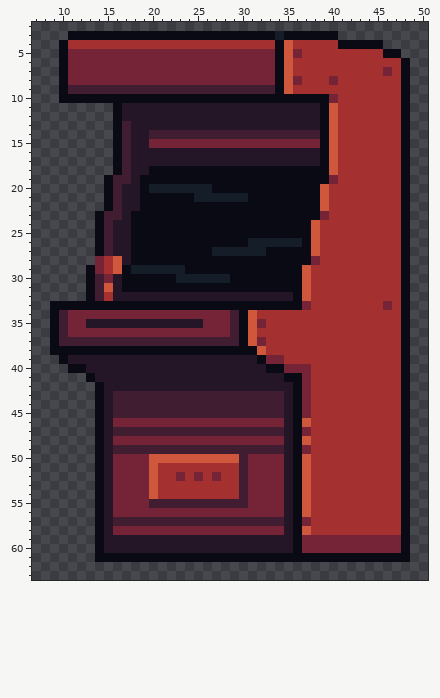
Pixel-art file, stored at ArcadePrototype/Assets/Art/Main/Machines.aseprite. Above, as it was before the edit.
64x64 pixels, 1 frame. Shown: x 7..50, y 2..63.
Once edited:
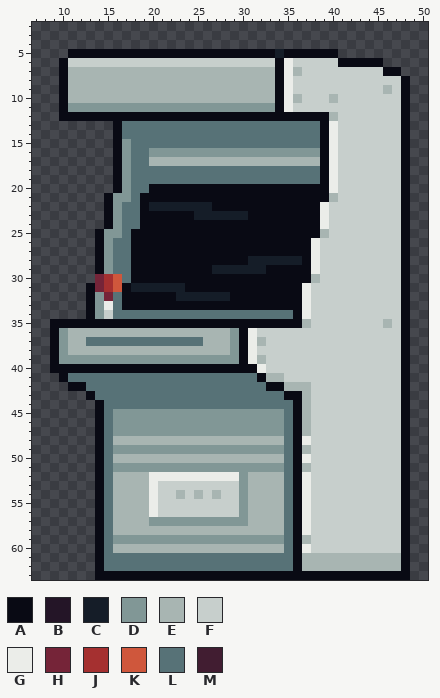
Palette (. is transparent): A #090a14  B #241527  C #151d28  D #819796  E #a8b5b2  F #c7cfcc  G #ebede9  H #752438  J #a53030  K #cf573c  L #577277  M #411d31
Difference:
layer "Azul" now shown
layer "verde" now shown
layer "Amarelo" now shown
layer "Marrom" now shown
layer "Laranja" now shown
layer "Roxo" now shown
layer "Preto" now shown
layer "Brancp" now shown
Changed rows in their new state; - is an unchanged pixel.
Layers "Brancp", "vermelho":
first column x 9:
 3 --..............................--------
 4 -....................................---
 5 -.AAAAAAAAAAAAAAAAAAAAAAACAAAAAA.......-
 6 --FFFFFFFFFFFFFFFFFFFFFFF-GFFFFFAAAAA...
 7 --EEEEEEEEEEEEEEEEEEEEEEE-GEFFFFFFFFFAA.
 8 --EEEEEEEEEEEEEEEEEEEEEEE-GFFFFFFFFFFFF-
 9 --EEEEEEEEEEEEEEEEEEEEEEE-GFFFFFFFFFFEF-
10 --EEEEEEEEEEEEEEEEEEEEEEE-GEFFFEFFFFFFF-
11 -ADDDDDDDDDDDDDDDDDDDDDDDAGFFFFFFFFFFFF-
12 -AAAAAA-AAAAAAAAAAAAAAAAAAAAAA-EFFFFFFF-
13 --------LLLLLLLLLLLLLLLLLLLLLL-GFFFFFFF-
14 --------LLLLLLLLLLLLLLLLLLLLLL-GFFFFFFF-
15 --------DLLLLLLLLLLLLLLLLLLLLL-GFFFFFFF-
16 --------DLLDDDDDDDDDDDDDDDDDDD-GFFFFFFF-
17 --------DLLEEEEEEEEEEEEEEEEEEE-GFFFFFFF-
18 --------DLLLLLLLLLLLLLLLLLLLLL-GFFFFFFF-
19 ------.ADLLLLLLLLLLLLLLLLLLLLL-GFFFFFFF-
20 ------.ADLLAAAAAAA------------AGFFFFFFF-
21 -------DDL------AAAAAA--------AEFFFFFFF-
22 -------DLL-CCCCCCC------------GFFFFFFFF-
23 -----.ADLL------CCCCCC--------GFFFFFFFF-
24 -----.ADLL-------------------AGFFFFFFFF-
25 ------DDL--------------------AEFFFFFFFF-
26 ------DLL-------------AAAAAA-GFFFFFFFFF-
27 ------DLL---------AAAAAA-----GFFFFFFFFF-
28 -----ADLL-------------CCCCCC-GFFFFFFFFF-
29 ----.ADLLAAAAAA---CCCCCC----AGFFFFFFFFF-
30 ----.HJKL-----AAAAAA--------AEFFFFFFFFF-
31 -----HJK-CCCCCC-------------GFFFFFFFFFF-
32 -----DHLAAAAAACCCCCCAAAAAAA-GFFFFFFFFFF-
33 ....-DGL--------------------GFFFFFFFFFF-
34 ....ADFLLLLLLLLLLLLLLLLLLLLAGFFFFFFFFFF-
35 -AAAAAAAAAAAAAAAAAAAA-AAAAAAEFFFFFFFFEF-
36 -DEEEEEEEEEEEEEEEEEED-GFFFFFFFFFFFFFFFF-
37 -DEELLLLLLLLLLLLLEEED-GEFFFFFFFFFFFFFFF-
38 -DEEEEEEEEEEEEEEEEEED-GFFFFFFFFFFFFFFFF-
39 ADDDDDDDDDDDDDDDDDDDDAGEFFFFFFFFFFFFFFF-
40 AA--AAAAAAAAAAAAAAAAAAAGFFFFFFFFFFFFFFF-
41 -ALLLLLLLLLLLLLLLLLLLLLAEEFFFFFFFFFFFFF-
42 --AALLLLLLLLLLLLLLLLLLLLAAEEEFFFFFFFFFF-
43 ----ALLLLLLLLLLLLLLLLLLLLLA-EFFFFFFFFFF-
44 ------LLLLLLLLLLLLLLLLLLLLL-EFFFFFFFFFF-
45 ------LDDDDDDDDDDDDDDDDDDDL-EFFFFFFFFFF-
46 ------LDDDDDDDDDDDDDDDDDDDL-EFFFFFFFFFF-
47 ------LDDDDDDDDDDDDDDDDDDDL-EFFFFFFFFFF-
48 ------LEEEEEEEEEEEEEEEEEEEL-GFFFFFFFFFF-
49 ------LDDDDDDDDDDDDDDDDDDDL-EFFFFFFFFFF-
50 ------LEEEEEEEEEEEEEEEEEEEL-GFFFFFFFFFF-
51 ------LDDDDDDDDDDDDDDDDDDDL-EFFFFFFFFFF-
52 ------LEEEEGGGGGGGGGGDEEEEL-GFFFFFFFFFF-
53 ------LEEEEGFFFFFFFFFDEEEEL-GFFFFFFFFFF-
54 ------LEEEEGFFEFEFEFFDEEEEL-GFFFFFFFFFF-
55 ------LEEEEGFFFFFFFFFDEEEEL-GFFFFFFFFFF-
56 ------LEEEEGFFFFFFFFFDEEEEL-GFFFFFFFFFF-
57 ------LEEEEDDDDDDDDDDDEEEEL-GFFFFFFFFFF-
58 ------LEEEEEEEEEEEEEEEEEEEL-GFFFFFFFFFF-
59 ------LDDDDDDDDDDDDDDDDDDDL-EFFFFFFFFFF-
60 ------LEEEEEEEEEEEEEEEEEEEL-GFFFFFFFFFF-
61 ------LLLLLLLLLLLLLLLLLLLLL-EEEEEEEEEEE-
62 -----ALLLLLLLLLLLLLLLLLLLLLAEEEEEEEEEEEA
63 -----AAAAAAAAAAAAAAAAAAAAAAAAAAAAAAAAAAA
Changed places in both pictures, as pixel boxes (x1, y1, x2, y2):
changed: (50, 31, 410, 580)
